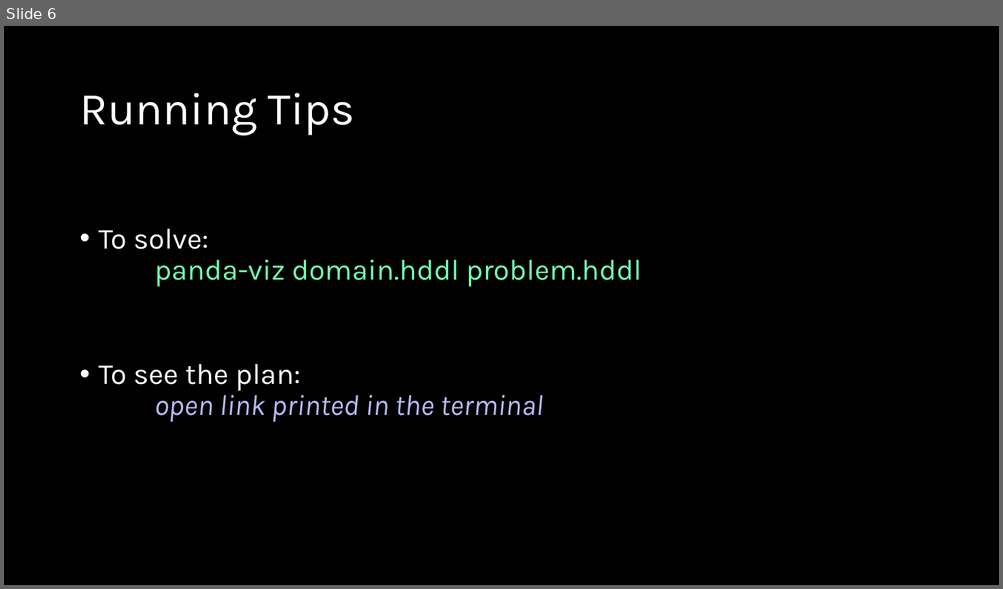
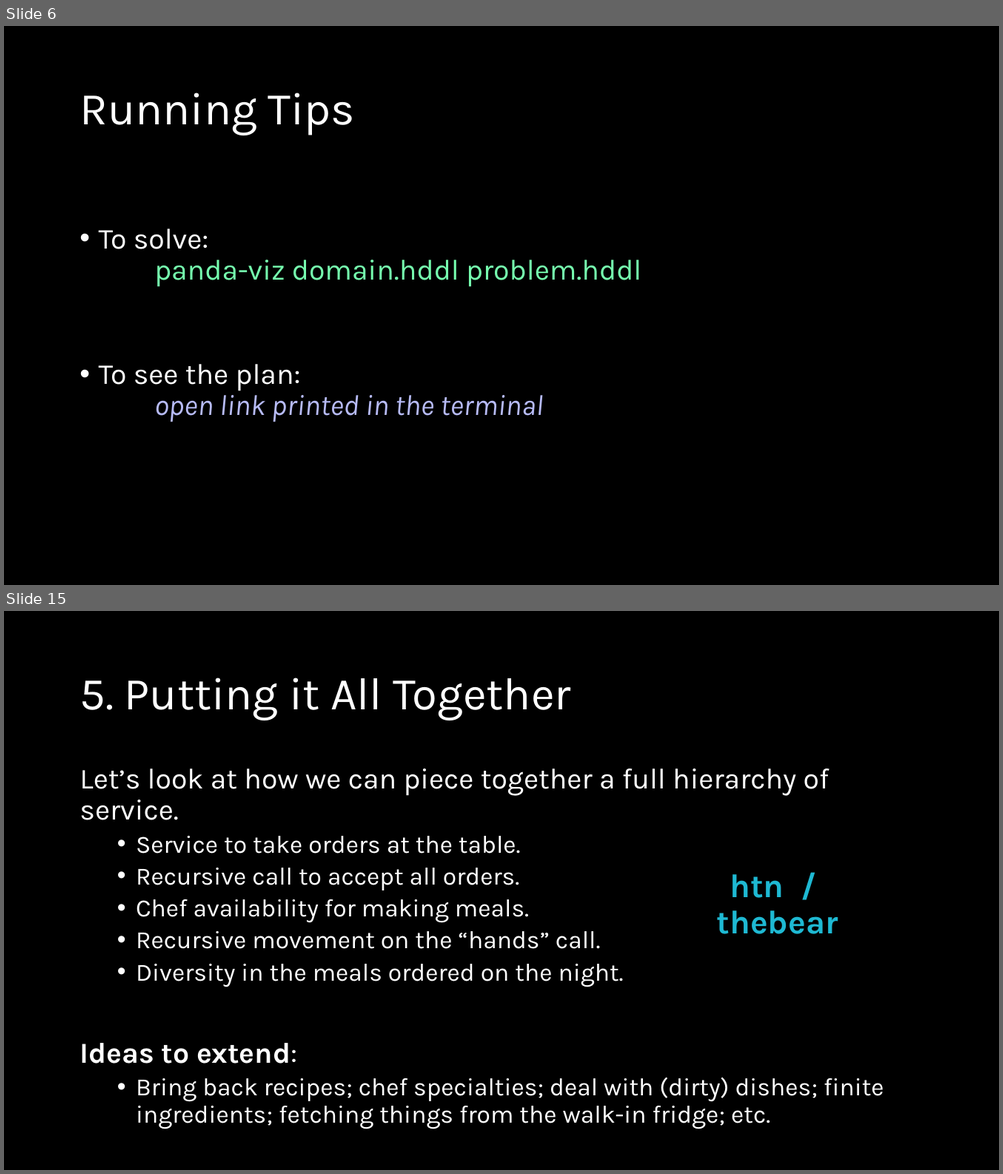
Before and after one commit to AI-Planning/modeling-in-pddl, a slide deck: exercises/cisc-813/htn/slides.pptx. Shown one above the other, each under a label of ours: slide 6 before the commit, slides 6 and 15 after it; the slides between them are not shown. The pictures are 1003x589 and 1003x1174 pixels, drawn with LibreOffice and Linux fonts; fonts in the diff are those of the drawing; background and template pictures are left out. Boxes give left, top, right and bottom in pixels: in the first picture for what was removed or moved away, otherwise in the second. Text is boxed around its words. In the diff, an @@ line names an element or a change of style, - is before the commit and + after.

```diff
--- a/exercises/cisc-813/htn/slides.pptx
+++ b/exercises/cisc-813/htn/slides.pptx
@@ slide 15 added at (4,611,999,1170), background picture (left out) @@
@@ title added at (79,678,571,721), 44 pt, text #FFFFFF @@
+5. Putting it All Together
@@ text added at (79,769,884,1130), 24 pt, text #FFFFFF @@
+Let’s look at how we can piece together a full hierarchy of service.
+  • Service to take orders at the table.
+  • Recursive call to accept all orders.
+  • Chef availability for making meals.
+  • Recursive movement on the “hands” call.
+  • Diversity in the meals ordered on the night.
+Ideas to extend:
+  • Bring back recipes; chef specialties; deal with (dirty) dishes; finite ingredients; fetching things from the walk-in fridge; etc.
@@ text added at (716,874,837,934), 32 pt, text #1EB9D3, bold @@
+htn / thebear
```
Also in this commit, not shown: 3 slides changed, 6 other slides added, 8 slides removed, 10 other files.
